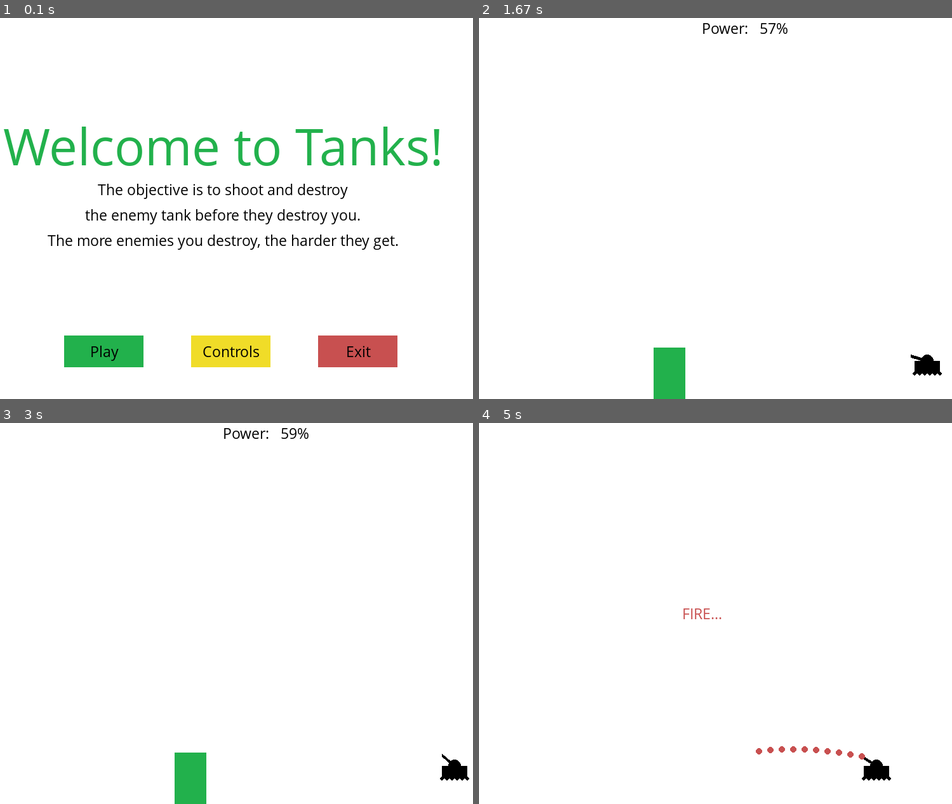
Above: before the commit, frames 1-4 (two rows, left to right).
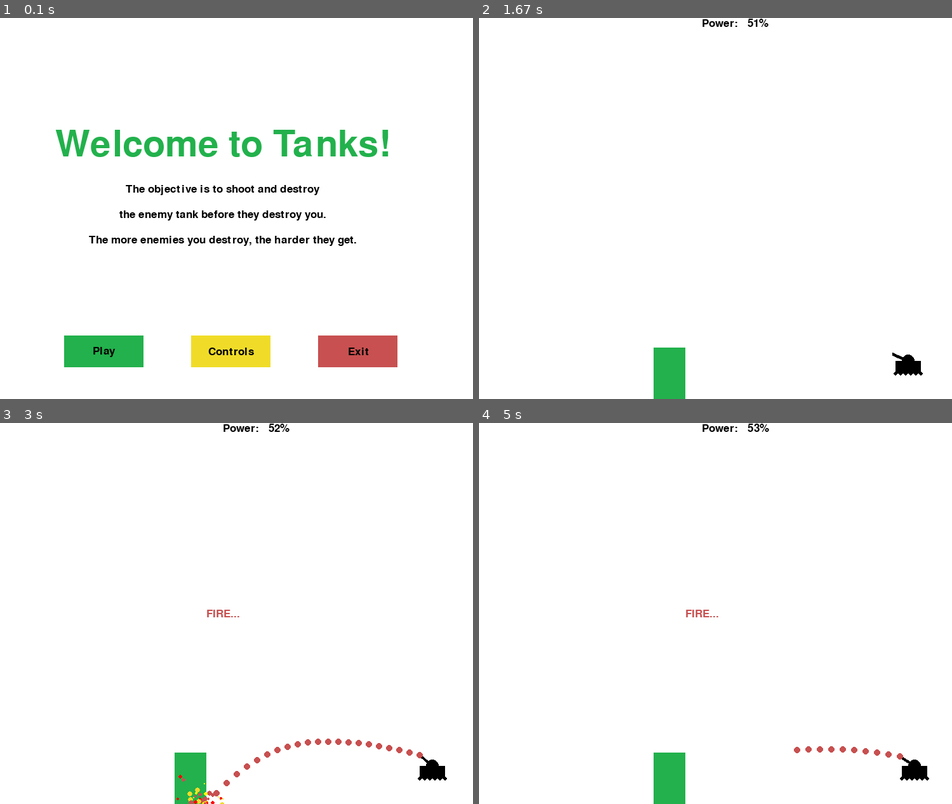
Above: after the commit, the same moments.

Repository: AlekKras/pygame
Game: pygame game, started from tanks/3.py
Same seed, same stepped clock (60 frames per second), same inputs: the game is played once before the commit and once after it.
Inputs:
- Up to frame 1 (0.1 s): no input
- Up to frame 2 (1.67 s): click "Play" at 0.42 s; tap Space at 0.67 s; hold Right 1-1.47 s; hold D 1-1.47 s; hold Up from 1.5 s (still down)
- Up to frame 3 (3 s): release Up at 1.8 s; hold Right 1.83-2.3 s; hold D 1.83-2.3 s; tap Space at 1.9, 2.2 s
- Up to frame 4 (5 s): hold Left 3.23-3.63 s; hold A 3.23-3.63 s; tap Space at 3.3, 3.6, 4.8 s; hold Down from 4.73 s (still down)

The runs differ from the first frame. In frame 1, 6.3% of the frame differs, in the area x 0-94%, y 28-90%; in frame 2, 0.7%; in frame 3, 1.3%; in frame 4, 1.9%.

Commit message:
Shooting

Diff:
--- a/tanks/3.py
+++ b/tanks/3.py
@@ -29,9 +29,9 @@
 clock = pygame.time.Clock()
 
 #in case you don't have Comic Sans fonts, download them and refer to them as follow:
-smallfont = pygame.font.Font("comicsansms.ttf", 25)
-medfont = pygame.font.Font("comicsansms.ttf", 50)
-largefont = pygame.font.Font("comicsansms.ttf", 85)
+smallfont = pygame.font.Font("euphoric.ttf", 25)
+medfont = pygame.font.Font("euphoric.ttf", 50)
+largefont = pygame.font.Font("euphoric.ttf", 85)
 
 #let's define Tank's width and height
 tankWidth = 40
@@ -39,12 +39,6 @@
 
 gunWidth = 5
 wheelWidth = 3
-
-
-def score(score):
-    text = smallfont.render("Score: " + str(score), True, black)
-    gameDisplay.blit(text, [0, 0])
-
 
 def text_objects(text, color, size="small"):
     if size == "small":
@@ -162,8 +156,41 @@
 
     pygame.draw.rect(gameDisplay, green, [x_location, display_height - randomHeight, barrier_width, randomHeight])
 
+#explosion function
+def explosion(x, y, size = 50):
+
+    explode = True
+
+    while explode:
+        for event in pygame.event.get():
+            if event.type == pygame.QUIT:
+                pygame.quit()
+                quit()
+
+        startPoint = x, y
+
+        colorChoices = [red, hover_red, yellow, hover_yellow]
+
+        magnitude = 1
+
+        while magnitude < size:
+            exploding_bit_x = x + random.randrange(-1 * magnitude, magnitude)
+            exploding_bit_y = y + random.randrange(-1 * magnitude, magnitude)
+
+            pygame.draw.circle(gameDisplay,
+                               colorChoices[random.randrange(0, 4)],
+                               (exploding_bit_x, exploding_bit_y),
+                               random.randrange(1, 5))
+            magnitude += 1
+
+            pygame.display.update()
+            clock.tick(100)
+
+        explode = False
+
+
 #firing function
-def fireShell(x_y, tank_X, tank_Y, tur_Pos, gun_power):
+def fireShell(x_y, tank_X, tank_Y, tur_Pos, gun_power, x_location, barrier_width, randomHeight):
     fire = True
     startShell = list(x_y)
 
@@ -180,35 +207,35 @@
         startShell[0] -= (12 - tur_Pos)*2
 
         # y = x**2
-        startShell[1] += int((((startShell[0]-x_y[0])*0.015)**2) - (tur_Pos+tur_Pos/((gunWidth*2+wheelWidth)-tur_Pos)))
+        startShell[1] += int((((startShell[0]-x_y[0])*0.015/(gun_power/50))**2) - (tur_Pos+tur_Pos/((gunWidth*2+wheelWidth)-tur_Pos)))
 
         if startShell[1] > display_height:
+            print("Last shell:", startShell[0], startShell[1])
+            #time for crap coding
+            hit_x = int((startShell[0]*display_height)/startShell[1])
+            hit_y = int(display_height)
+            '''
+                hit_x         startShell[0]
+            -------------  = --------------
+            display_height    startShell[1]
+
+            we solve for hit_x
+            '''
+            print("Impact", hit_x, hit_y)
+            #end of crap coding
+            #explosion shell
+            explosion(hit_x, hit_y)
             fire = False
 
-        pygame.display.update()
-        clock.tick(60)
-
-def fireShell2(x_y, tank_X, tank_Y, tur_Pos, gun_power):
-    fire = True
-    startShell = list(x_y)
-
-    message_to_screen("FIRE...", red)
-    while fire:
-        for event in pygame.event.get():
-            if event.type == pygame.QUIT:
-                pygame.quit()
-                quit()
-
-        #print(startShell[0],startShell[1])
-        pygame.draw.circle(gameDisplay, green, (startShell[0],startShell[1]),5)
-
-        startShell[0] -= (12 - tur_Pos)*2
-
-        # y = x**2
-        startShell[1] += int((((startShell[0]-x_y[0])*0.015/(gun_power/50))**2) - (tur_Pos+tur_Pos/((gunWidth*2+wheelWidth)-tur_Pos)))
-
-        if startShell[1] > display_height:
-            fire = False
+        #more crap code
+        point_x = startShell[0] <= x_location + barrier_width and startShell[0] >= x_location
+        point_y = startShell[1] <= display_height and startShell[1] >= display_height - randomHeight
+        if point_x and point_x:
+            hit_x = int(startShell[0])
+            hit_y = int(startShell[1])
+            explosion(hit_x, hit_y)
+
+        #end crap code
 
         pygame.display.update()
         clock.tick(60)
@@ -274,10 +301,6 @@
     randomHeight = random.randrange(display_height * 0.1, display_height * 0.6)
 
     while not gameExit:
-
-        gameDisplay.fill(white)
-        gun = tank(mainTankX, mainTankY, currentGunPosition)
-
         if gameOver == True:
             # gameDisplay.fill(white)
             message_to_screen("Game Over", red, -50, size="large")
@@ -319,8 +342,7 @@
                     pause()
 
                 elif event.key == pygame.K_SPACE:
-                    fireShell(gun, mainTankX, mainTankY, currentGunPosition, fire_power)
-
+                    fireShell(gun, mainTankX, mainTankY, currentGunPosition, fire_power, x_location, barrier_width, randomHeight)
                 elif event.key == pygame.K_a:
                     power_change -= 1
                 elif event.key == pygame.K_d:
@@ -352,6 +374,9 @@
             message_to_screen("Don't leave the battleground!", red)
             mainTankX = display_width - tankWidth/2
 
+        gameDisplay.fill(white)
+        gun = tank(mainTankX, mainTankY, currentGunPosition)
+
         fire_power += power_change
         power(fire_power)
 
